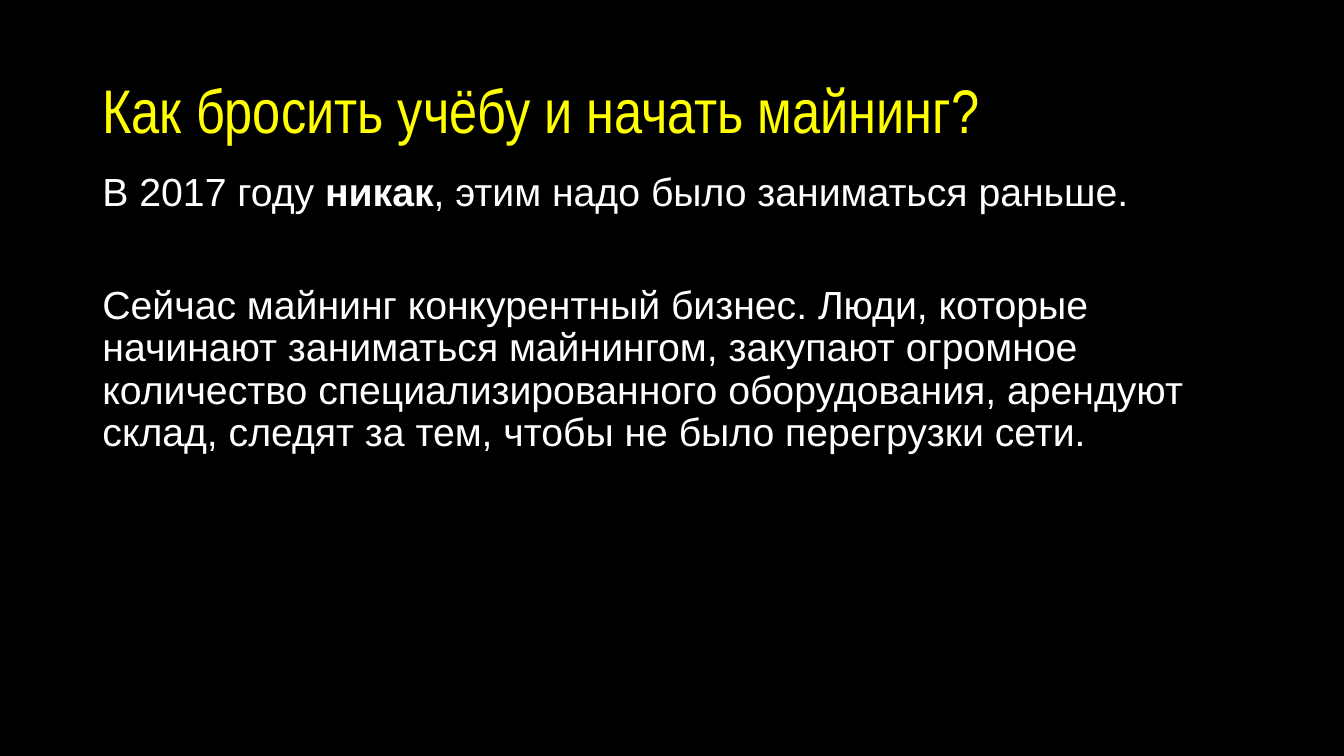
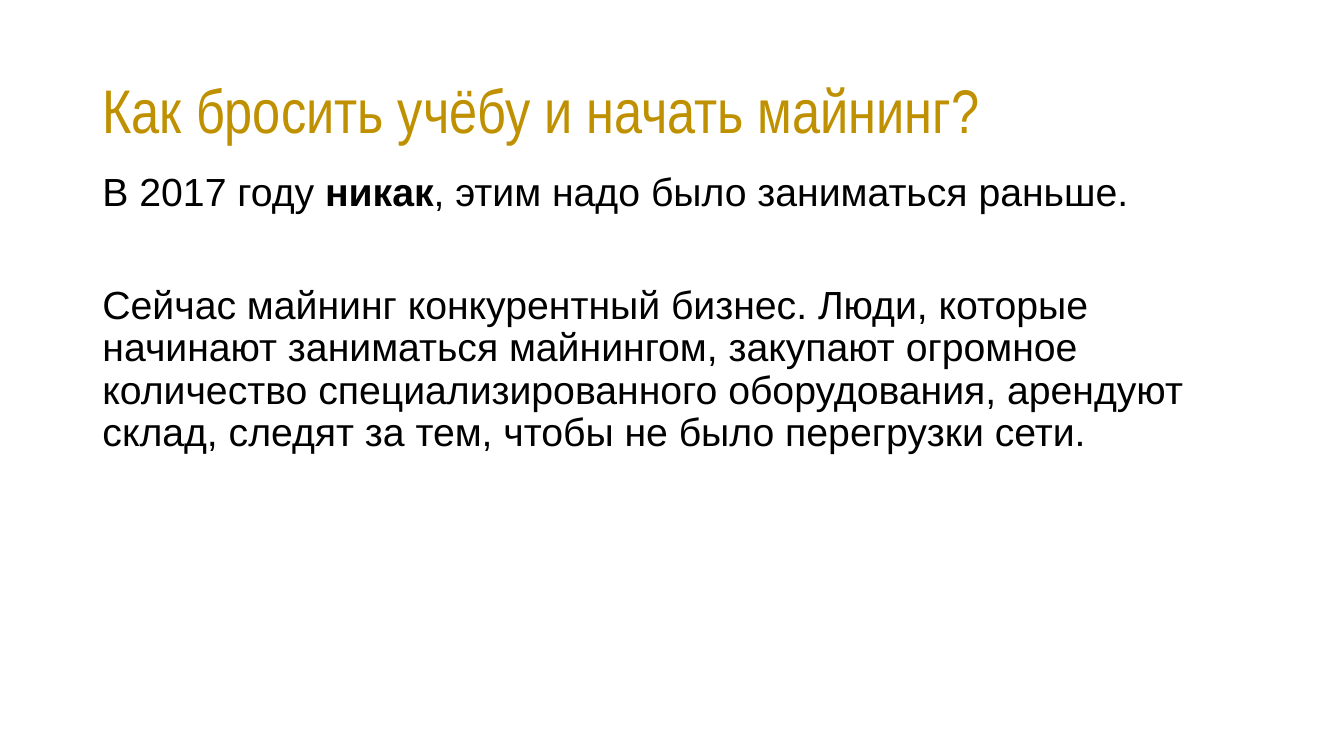
Before and after one commit to misteraverin/blockchain-materials, a slide deck: slide 39 of bittalk_max.pptx (slide 30 before the commit). Drawn at 1344x756 pixels with LibreOffice and Linux fonts; fonts in the diff are those of the drawing. Boxes give left, top, right and bottom in pixels: in the first picture for what was removed or moved away, otherwise in the second. Text is boxed around its words. In the diff, an @@ line names an element or a change of style, - is before the commit and + after.

```diff
--- a/bittalk_max.pptx
+++ b/bittalk_max.pptx
@@ background #000000 to #FFFFFF @@
@@ title "Как бросить учёбу и начать ..." at box(102, 87, 979, 145): text colour #FFFF00 to #BF9000 @@
@@ text "В 2017 году никак, этим ..." at box(102, 177, 1183, 454): text colour #FFFFFF to #000000 @@
```
Also in this commit, not shown: 14 other slides changed, 19 slides added, 1 slide removed, 1 other file.
